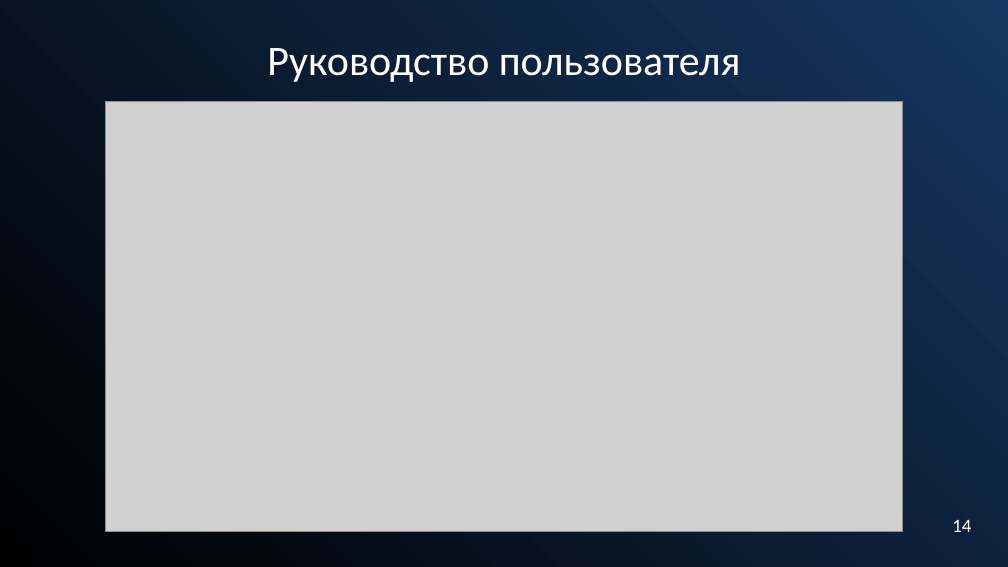
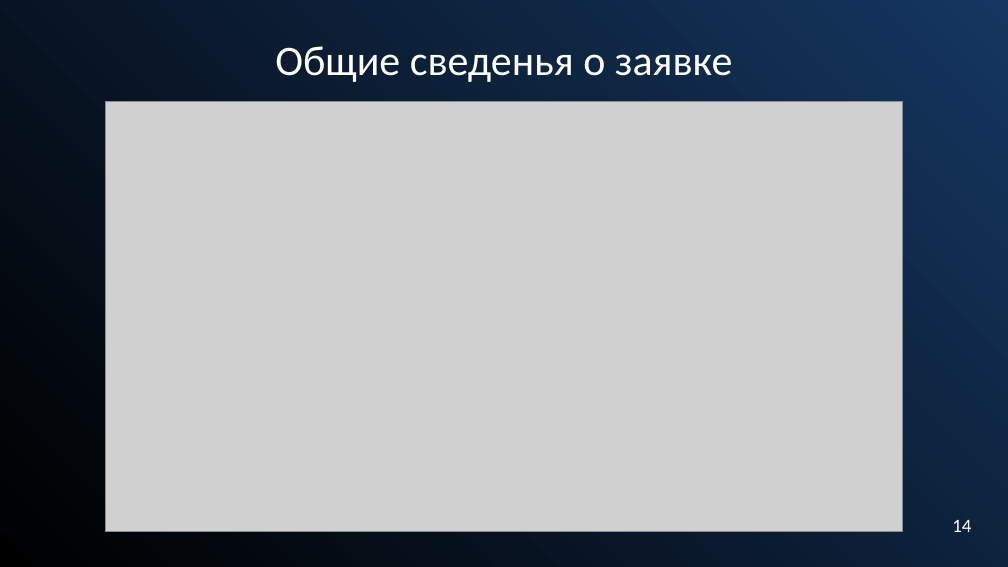
Before and after one commit to Alfamodik/AirCharter, a slide deck: slide 20 of Docs/ВКР/Презентация на защиту диплома.pptx. Drawn at 1008x567 pixels with LibreOffice and Linux fonts; fonts in the diff are those of the drawing; grey boxes stand for pictures. Boxes give left, top, right and bottom in pixels: in the first picture for what was removed or moved away, otherwise in the second. Text is boxed around its words. In the diff, an @@ line names an element or a change of style, - is before the commit and + after.

```diff
--- a/Docs/ВКР/Презентация на защиту диплома.pptx
+++ b/Docs/ВКР/Презентация на защиту диплома.pptx
@@ subtitle at bbox=[275, 46, 733, 82]: text changed @@
-Руководство пользователя
+Общие сведенья о заявке
```
Also in this commit, not shown: 13 other slides changed, 3 slides added, 5 slides removed, 2 other files.
